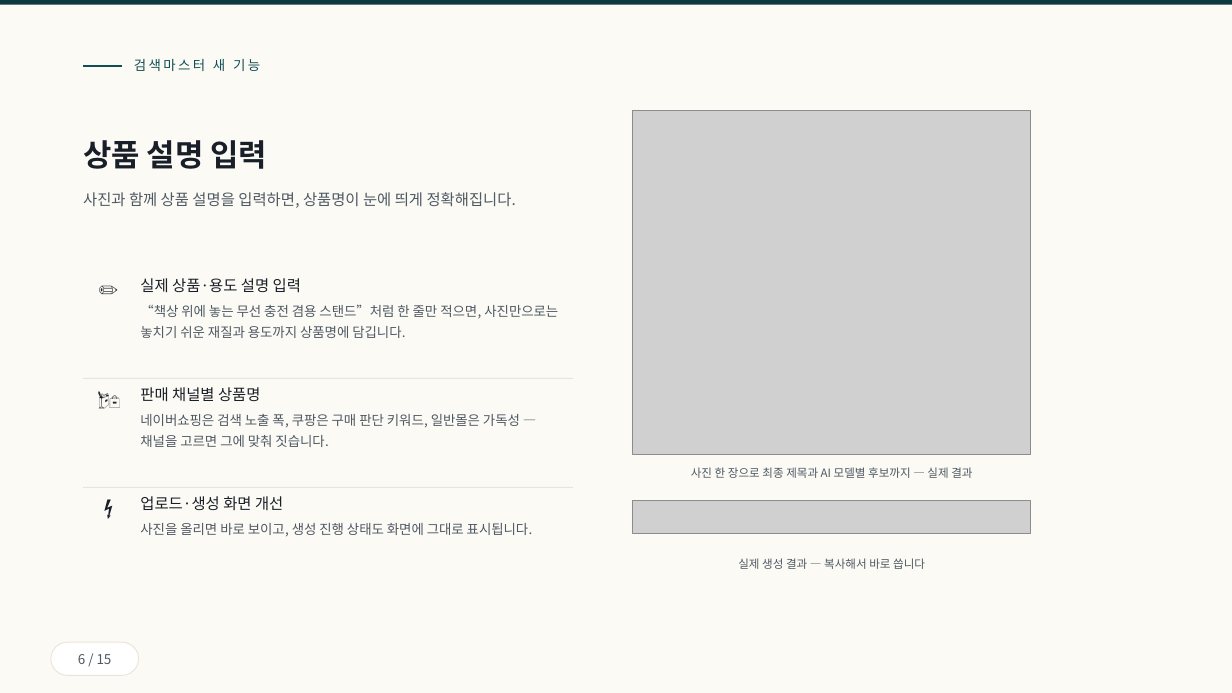
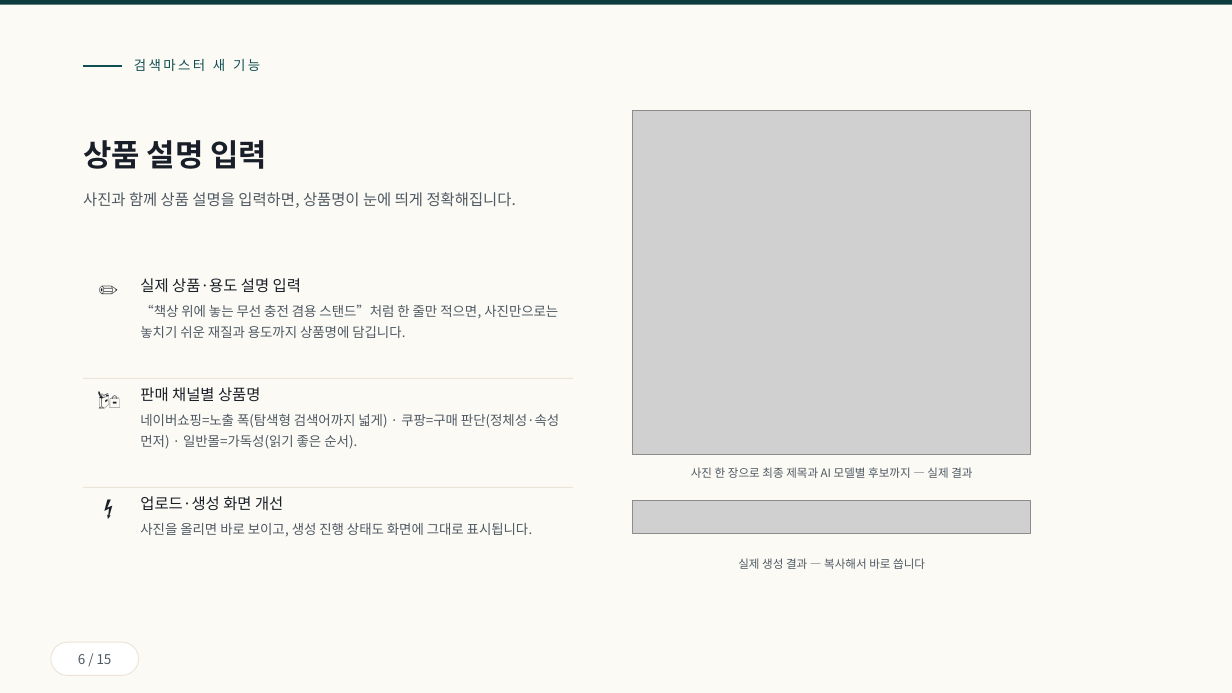
Before and after one commit to ramiteacher/searchmaster-x-freecanvas, a slide deck: slide 6 of slides.pptx. Drawn at 1232x693 pixels with LibreOffice and Linux fonts; fonts in the diff are those of the drawing; grey boxes stand for pictures. Boxes give left, top, right and bottom in pixels: in the first picture for what was removed or moved away, otherwise in the second. Text is boxed around its words. In the diff, an @@ line names an element or a change of style, - is before the commit and + after.

Commit message:
6장: 판매 채널별 전략 미니표(네이버쇼핑·쿠팡·일반몰) 추가

```diff
--- a/slides.pptx
+++ b/slides.pptx
@@ text at <box>140,414,559,449</box>: text changed @@
-네이버쇼핑은 검색 노출 폭, 쿠팡은 구매 판단 키워드, 일반몰은 가독성 — 채널을 고르면 그에 맞춰 짓습니다.
+네이버쇼핑=노출 폭(탐색형 검색어까지 넓게) · 쿠팡=구매 판단(정체성·속성 먼저) · 일반몰=가독성(읽기 좋은 순서).
```
Also in this commit, not shown: 1 other file.
